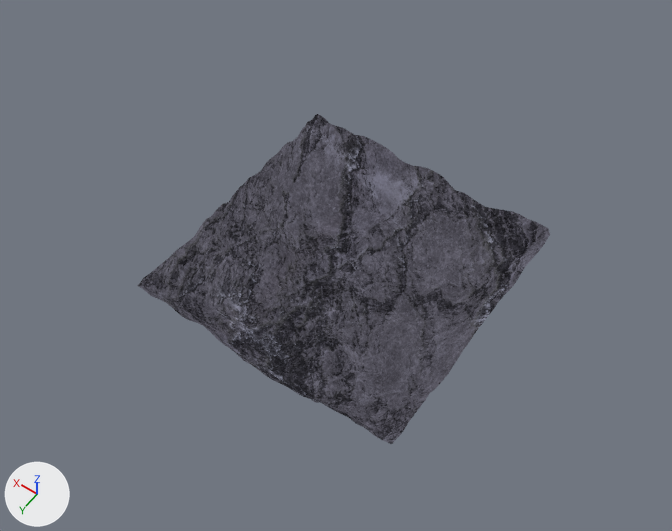
The Blender file Underwater Spook Game/Assets/Raw_Models/Level_01.blend as it was, and as the next commit left it.
Camera for both pictures: a camera (50 mm lens) standing at (-193.0, 258.0, 432.0) and looking at (-13.0, 6.0, 36.0). Lighting does not change. The marker at lower left points along +X, +Y and +Z.

Names of what the first picture shows: 'Level_01'.
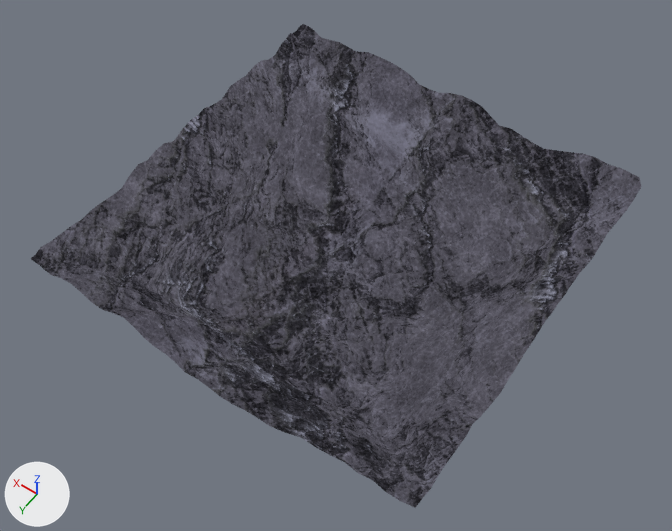
Location of each change, [x1, y1, x2, y2] in pixels of the pictures (672 x 531 px):
'Level_01', reshaped (48% wider, 47% taller)
    before: [137, 114, 550, 444]
    after: [31, 24, 642, 508]
part 1 of me_plane, added
    after: [31, 24, 642, 508]
part 2 of me_plane, surface changed
    both: [140, 114, 549, 439]

The change in detail:
me_plane is used by ob_level_01; location (0.0, 0.0, 0.0); scale (40.0, 40.0, 40.0).
me_plane had 1317 vertices, 1264 faces and spanned x -2.44..1.6, y -2.04..2.02, z -0.05..1.02.
me_plane now has 3111 vertices, 3058 faces and spans x -3.24..2.41, y -2.79..2.89, z -0.05..1.88.
me_plane part 1: 1794 vertices added at x -3.24..2.41, y -2.79..2.89, z 0.93..1.88.
me_plane part 2: 1258 kept faces spanning x -2.44..1.6, y -2.04..2.02, z -0.05..1.02 get new texture (UV) coordinates.
